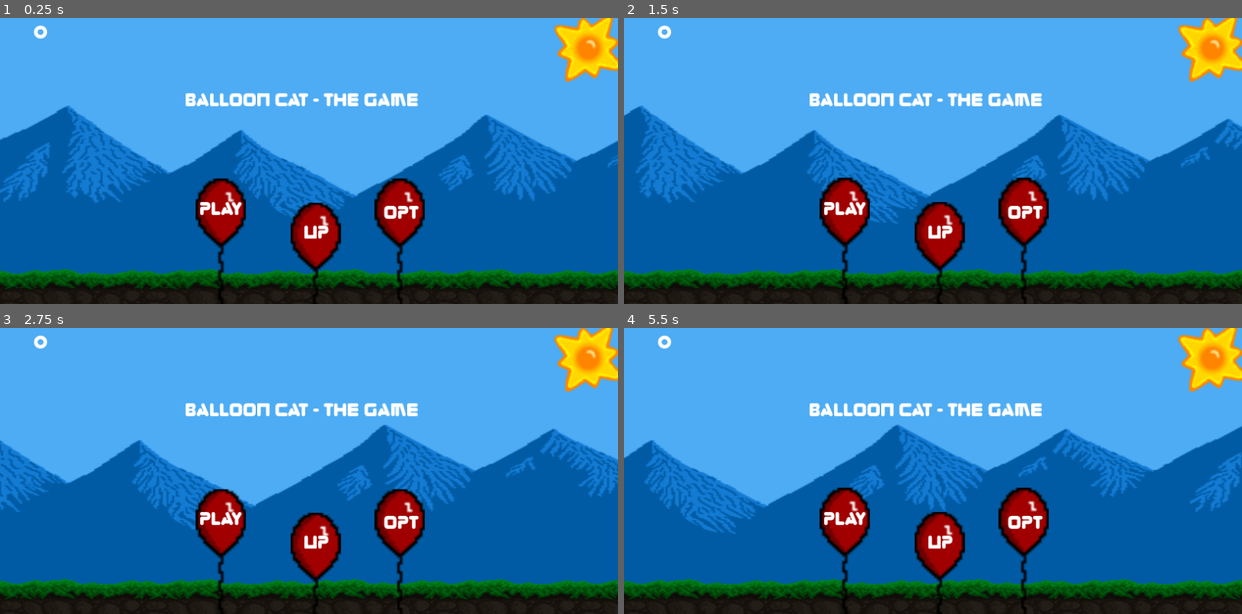
Above: before the commit, frames 1-4 (two rows, left to right).
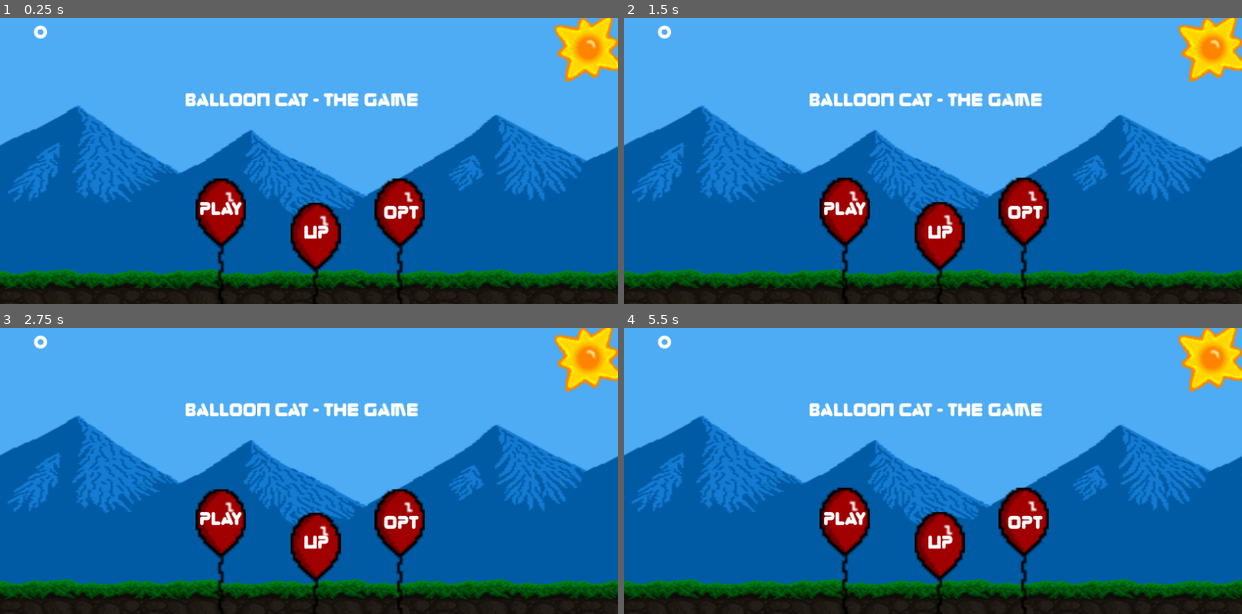
Above: after the commit, the same moments.

Repository: AldieNightStar/balloon_cat
Game: Godot game, scene res://Levels/MainMenu.tscn
Same seed, same stepped clock (60 frames per second), same inputs: the game is played once before the commit and once after it.
Inputs (mouse positions are in pixels of both pictures, inside the frame that each line leads up to):
- Up to frame 1 (0.25 s): no input
- Up to frame 2 (1.5 s): tap Enter (ui_accept) at 0.5, 0.77 s; move the mouse to (1068, 146) at 0.52 s; click (1068, 146) at 0.67 s; drag from (809, 175) to (902, 218) at 1.27 s
- Up to frame 3 (2.75 s): move the mouse to (370, 408) at 2.02 s; click (370, 408) at 2.17 s
- Up to frame 4 (5.5 s): drag from (902, 528) to (747, 428) at 2.77 s; move the mouse to (1118, 513) at 3.52 s; click (1118, 513) at 3.67 s; tap Enter (ui_accept) at 3.77 s; drag from (747, 428) to (840, 399) at 4.27 s; move the mouse to (963, 471) at 5.02 s; click (963, 471) at 5.17 s

The runs differ from the first frame. In frame 1, 5.9% of the frame differs, in the area x 0-100%, y 30-70%; in frame 2, 14%; in frame 3, 16%, in the area x 0-100%, y 30-71%; in frame 4, 14%.

Commit message:
Volume control system

Diff:
--- a/Levels/Level01.tscn
+++ b/Levels/Level01.tscn
@@ -1,16 +1,25 @@
-[gd_scene load_steps=5 format=2]
+[gd_scene load_steps=6 format=2]
 
 [ext_resource path="res://Objects/LevelHolder.tscn" type="PackedScene" id=1]
 [ext_resource path="res://Objects/Paralax/Paralax_Level1.tscn" type="PackedScene" id=2]
 [ext_resource path="res://Objects/SpawnGenerator.tscn" type="PackedScene" id=3]
 [ext_resource path="res://assets/Music/BalloonCat_FirstLevel.ogg" type="AudioStream" id=4]
 
+[sub_resource type="GDScript" id=1]
+script/source = "extends AudioStreamPlayer
+
+func _ready():
+	var vol = G.gameData.get_music_volume()
+	volume_db = -21 + (14 * vol)
+"
+
 [node name="Level" type="Node2D"]
 
 [node name="LevelSound" type="AudioStreamPlayer" parent="."]
 stream = ExtResource( 4 )
-volume_db = -7.0
+volume_db = -24.165
 autoplay = true
+script = SubResource( 1 )
 
 [node name="LevelHolder" parent="." instance=ExtResource( 1 )]
 position = Vector2( 198.227, 148.181 )
--- a/Levels/MainMenu.tscn
+++ b/Levels/MainMenu.tscn
@@ -17,13 +17,18 @@
 func _ready():
 	call_deferred(\"setup\")
 	if G.game_just_started:
-		G.game_just_started = false
 		call_deferred(\"load_game\")
 	else:
 		save_game()
 
 func setup():
 	t = get_node(\"Tween\")
+
+	# Wait for game loading
+	if G.game_just_started:
+		yield(G.gameData, \"game_loaded\")
+		G.game_just_started = false
+
 	# Menus buttons
 	$Pos_MMenu/BPlay.connect(\"pressed\", self, \"move_to\", [$Pos_Play])
 	$Pos_MMenu/BUpgrades.connect(\"pressed\", self, \"move_to\", [$Pos_Upgrades])
@@ -44,6 +49,14 @@
 
 	# Show score
 	$canvas/Score.text = str(G.gameData.get_coins())
+
+	# Volume Control
+	$Pos_Options/A_MusicVolume.set_value(G.gameData.get_music_volume() * 10)
+	$Pos_Options/A_SoundVolume.set_value(G.gameData.get_sound_volume() * 10)
+	$Pos_Options/A_MusicVolume.connect(\"value_changed\", self, \"_mus_vol\")
+	$Pos_Options/A_SoundVolume.connect(\"value_changed\", self, \"_snd_vol\")
+	G.gameData.emit_signal(\"music_volume_changed\", G.gameData.get_music_volume())
+	G.gameData.emit_signal(\"sound_volume_changed\", G.gameData.get_sound_volume())
 
 func move_to(node):
 	if !t.is_active():
@@ -57,6 +70,7 @@
 		t.start()
 
 func level(n):
+	G.gameData.save_game()
 	get_tree().change_scene(\"res://Levels/Level0\" + str(n) + \".tscn\")
 
 func load_game():
@@ -64,13 +78,47 @@
 
 func save_game():
 	G.gameData.save_game()
-"
-
-[sub_resource type="DynamicFont" id=2]
+
+func _mus_vol(n):
+	var nn = float(n) / 10
+	G.gameData.set_music_volume(nn)
+
+func _snd_vol(n):
+	var nn = float(n) / 10
+	G.play(\"blow.ogg\")
+	G.gameData.set_sound_volume(nn)
+"
+
+[sub_resource type="GDScript" id=2]
+script/source = "extends AudioStreamPlayer
+
+func _ready():
+	G.gameData.connect(\"music_volume_changed\", self, \"_vol\")
+	_vol(G.gameData.get_music_volume())
+
+func _vol(n):
+	volume_db = -25 + (30 * n)
+"
+
+[sub_resource type="GDScript" id=3]
+script/source = "extends AudioStreamPlayer
+
+func _ready():
+	G.connect(\"sound_play\", self, \"_play\")
+
+func _play(name):
+	if playing:
+		stop()
+	stream = load(\"res://assets/sound/\" + name)
+	volume_db = -15 + (20 * G.gameData.get_sound_volume())
+	play()
+"
+
+[sub_resource type="DynamicFont" id=4]
 size = 24
 font_data = ExtResource( 2 )
 
-[sub_resource type="GDScript" id=3]
+[sub_resource type="GDScript" id=5]
 script/source = "extends Label
 
 var _timer
@@ -102,6 +150,13 @@
 "values": [ Vector2( 0, 0 ), Vector2( -800, 0 ), Vector2( 0, 0 ) ]
 }
 
+[sub_resource type="GDScript" id=7]
+script/source = "extends Timer
+
+func _timeout():
+	G.gameData.save_game()
+"
+
 [node name="Node2D" type="Node2D"]
 script = SubResource( 1 )
 
@@ -114,6 +169,10 @@
 [node name="MainSound" type="AudioStreamPlayer" parent="."]
 stream = ExtResource( 7 )
 autoplay = true
+script = SubResource( 2 )
+
+[node name="Audio" type="AudioStreamPlayer" parent="."]
+script = SubResource( 3 )
 
 [node name="Pos_MMenu" type="Node2D" parent="."]
 
@@ -213,6 +272,16 @@
 
 [node name="Pos_Options" type="Node2D" parent="."]
 position = Vector2( 817.445, 387.351 )
+
+[node name="A_SoundVolume" parent="Pos_Options" instance=ExtResource( 8 )]
+position = Vector2( -100, 200 )
+scale = Vector2( 2, 2 )
+label_text = "Sound"
+
+[node name="A_MusicVolume" parent="Pos_Options" instance=ExtResource( 8 )]
+position = Vector2( 182.555, 200 )
+scale = Vector2( 2, 2 )
+label_text = "Music"
 
 [node name="canvas" type="CanvasLayer" parent="."]
 
@@ -279,14 +348,10 @@
 }
 
 [node name="scroller" type="AnimationPlayer" parent="canvas/bg"]
-anims/Scroll = SubResource( 4 )
-
-[node name="A_SoundVolume" parent="." instance=ExtResource( 8 )]
-position = Vector2( 700, 510.241 )
-scale = Vector2( 2, 2 )
-label_text = "Sound"
-
-[node name="A_MusicVolume" parent="." instance=ExtResource( 8 )]
-position = Vector2( 1000, 510.241 )
-scale = Vector2( 2, 2 )
-label_text = "Music"
+anims/Scroll = SubResource( 6 )
+
+[node name="AutoSaver" type="Timer" parent="."]
+wait_time = 5.0
+autostart = true
+script = SubResource( 7 )
+[connection signal="timeout" from="AutoSaver" to="AutoSaver" method="_timeout"]
--- a/Objects/LevelHolder.tscn
+++ b/Objects/LevelHolder.tscn
@@ -175,6 +175,7 @@
 script/source = "extends AudioStreamPlayer
 
 func _ready():
+	volume_db = -15 + (20 * G.gameData.get_sound_volume())
 	G.connect(\"sound_play\", self, \"_sound\")
 
 func _sound(name):
--- a/Objects/Logic/GameData.gd
+++ b/Objects/Logic/GameData.gd
@@ -1,6 +1,8 @@
 extends Node
 
 class_name GameData
+
+signal game_loaded()
 
 var _obj = {}
 
@@ -10,6 +12,7 @@
 func load_game():
 	if (G.saving.exists_obj(G.SAVE_FILE_NAME)):
 		_obj = G.saving.load_obj(G.SAVE_FILE_NAME)
+		emit_signal("game_loaded")
 
 func get_value(key, defaultValue=null):
 	if _obj.has(key):
@@ -38,3 +41,23 @@
 
 func set_max_hp(n):
 	set_value("maxhp", n)
+
+# =====================================
+# Game volumes (Minimum: 0, Maximum: 1)
+# =====================================
+signal music_volume_changed(n)
+signal sound_volume_changed(n)
+
+func set_music_volume(n):
+	set_value("mvolume", n)
+	emit_signal("music_volume_changed", n)
+
+func set_sound_volume(n):
+	set_value("svolume", n)
+	emit_signal("sound_volume_changed", n)
+
+func get_music_volume():
+	return get_value("mvolume", 1)
+
+func get_sound_volume():
+	return get_value("svolume", 1)
--- a/Objects/SubMenus/GameMenu.tscn
+++ b/Objects/SubMenus/GameMenu.tscn
@@ -23,6 +23,8 @@
 	$Close.connect(\"pressed\", self, \"_closeMenu\")
 	if (!closeable):
 		$Close.modulate.a = 0
+	else:
+		$Close.modulate.a = 1
 
 func _closeMenu():
 	if closeable:
--- a/Objects/UI/Adjuster.tscn
+++ b/Objects/UI/Adjuster.tscn
@@ -7,30 +7,27 @@
 script/source = "extends Node2D
 
 export var label_text = \"Volume\"
-export var _values = [1, 2, 3, 4, 5, 6, 7, 8, 9, 0]
-export var _value = 1
+export var value = 3
 
 signal value_changed(value)
 
-var __values_point = 0
-
 func _ready():
 	set_label(label_text)
-	set_value(_value)
+	set_value(value)
 	$tsb.connect(\"pressed\", self, \"_pressed\")
 
 func set_label(text):
 	$Label.text = text
 
-func set_value(n):
+func set_value(n: int):
 	if n < 0: n = 0
 	emit_signal(\"value_changed\", n)
+	value = n
 	$Balloons/ValueLabel.text = str(n)
 	$Balloons.set_count(n)
 
 func _pressed():
-	__values_point = (__values_point + 1) % _values.size()
-	var v = _values[__values_point]
+	var v = (value + 1) % ($Balloons.MAX_BALLOONS + 1)
 	$player.play(\"wiggle\")
 	set_value(v)
 "
Not shown: 8 places in Levels/MainMenu.tscn that only renumber resources
Not shown: 10 places in Objects/LevelHolder.tscn that only renumber resources
